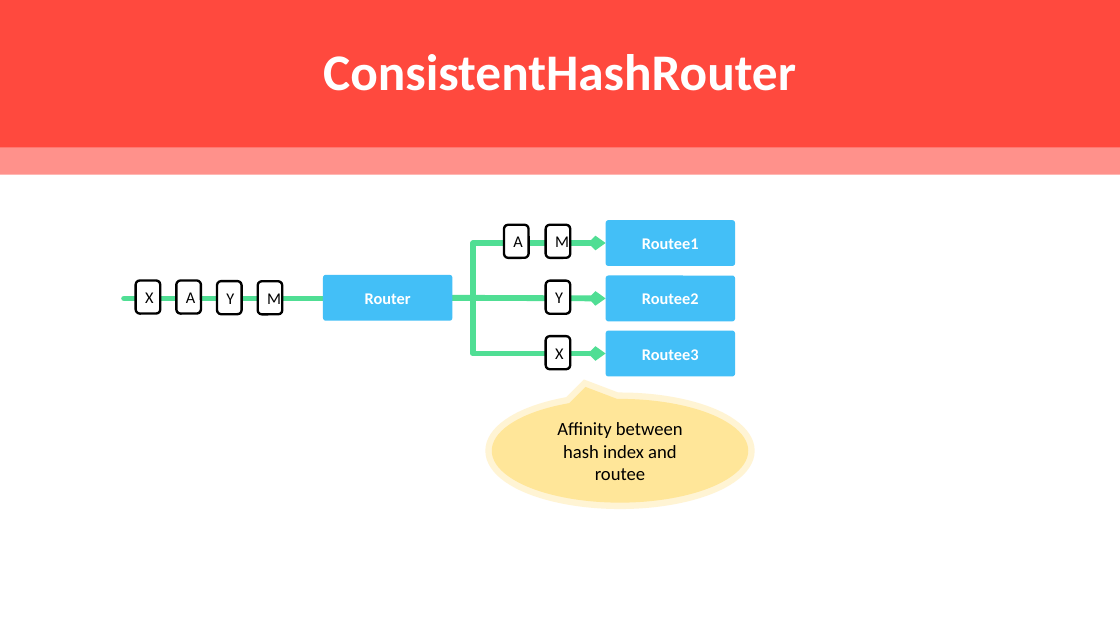
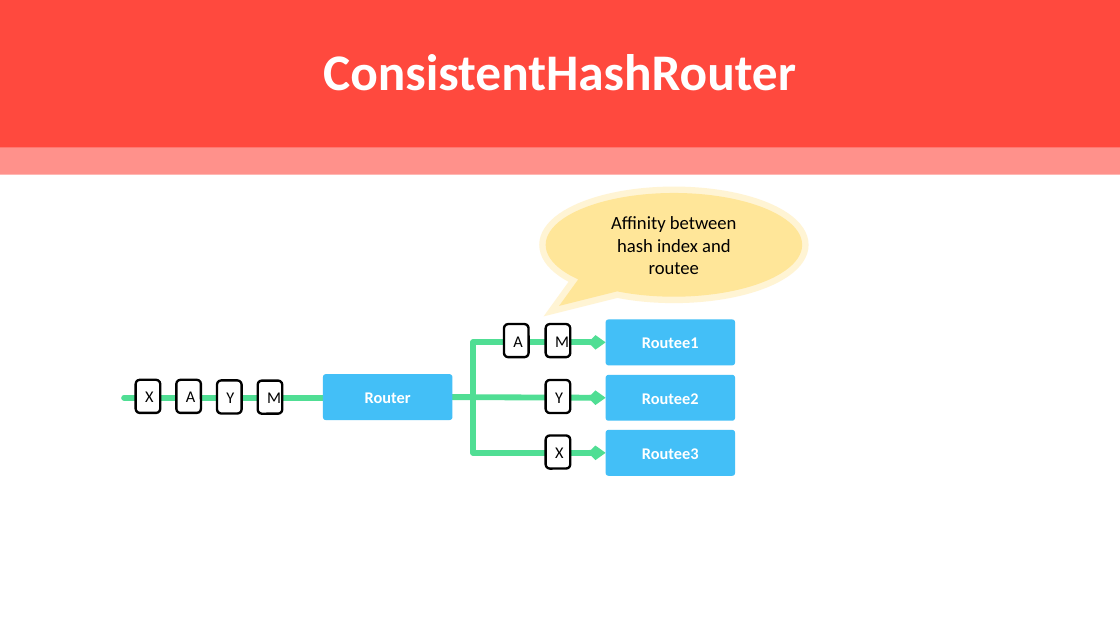
Before and after one commit to rogeralsing/Presentations, a slide deck: slide 27 of ProtoActor/TV4/protoactor.pptx (slide 29 before the commit). Drawn at 1120x630 pixels with LibreOffice and Linux fonts; fonts in the diff are those of the drawing. Boxes give left, top, right and bottom in pixels: in the first picture for what was removed or moved away, otherwise in the second. Text is boxed around its words. In the diff, an @@ line names an element or a change of style, - is before the commit and + after.

```diff
--- a/ProtoActor/TV4/protoactor.pptx
+++ b/ProtoActor/TV4/protoactor.pptx
@@ speech bubble "Affinity between hash index and ...": place and size @@
-speech bubble "Affinity between hash index and ..." at [492,399,748,503]
+speech bubble "Affinity between hash index and ..." at [546,193,802,297]
@@ speech bubble "Affinity between hash index and ..." at [546,193,802,297]: proportions changed @@
@@ 12 rounded rectangles, 2 elbow arrows, 1 line, 1 arrow: place and size @@
-12 rounded rectangles, 2 elbow arrows, 1 line, 1 arrow at [124,220,735,377]
+12 rounded rectangles, 2 elbow arrows, 1 line, 1 arrow at [124,319,735,476]
```
Also in this commit, not shown: 8 other slides changed, 2 slides removed.
